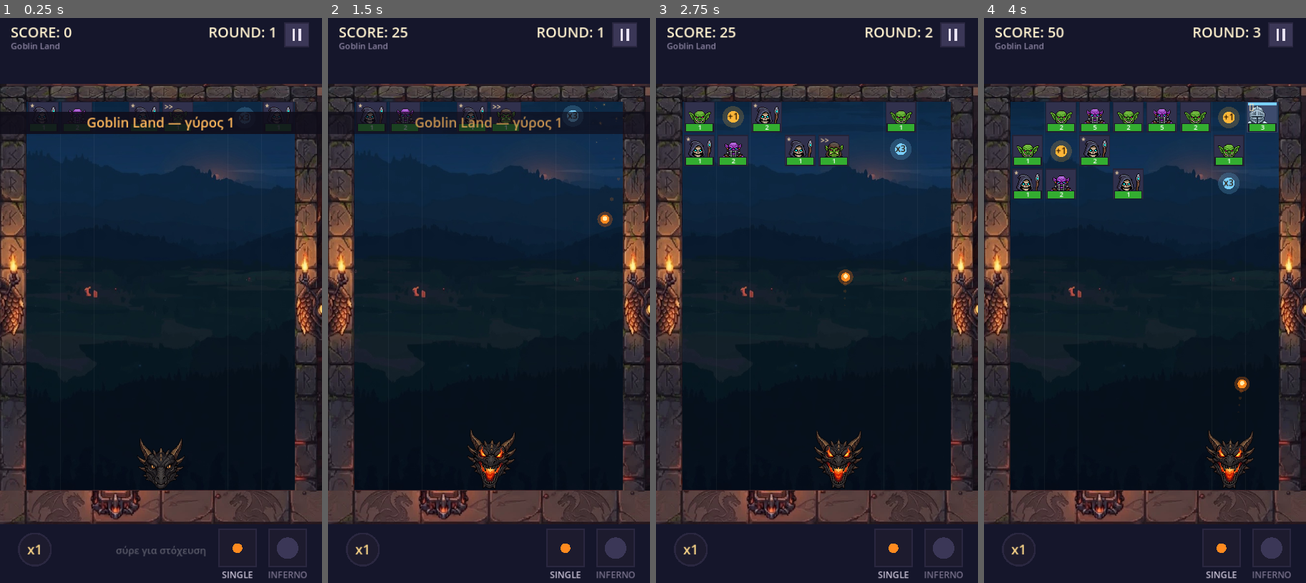
Above: before the commit, frames 1-4 (left to right).
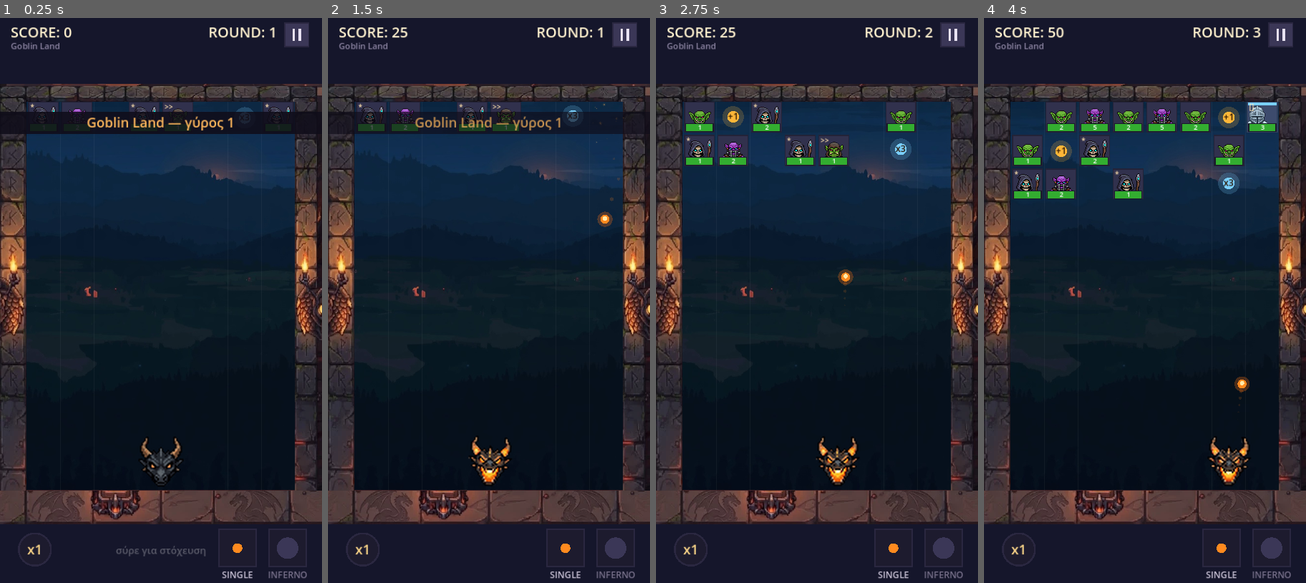
Above: after the commit, the same moments.

Repository: 40panos/-dragon
Game: Godot game, scene res://scenes/main.tscn
The game is run twice, just before and just after one commit, with the same random seed, the same clock (stepped at 60 frames per second) and the same inputs.
Inputs (mouse positions are in pixels of both pictures, inside the frame that each line leads up to):
- Up to frame 1 (0.25 s): no input
- Up to frame 2 (1.5 s): tap Enter at 0.5 s; move the mouse to (559, 272) at 0.52 s; click (559, 272) at 0.67 s; drag from (424, 328) to (572, 119) at 1.27 s
- Up to frame 3 (2.75 s): move the mouse to (849, 176) at 2.02 s; click (849, 176) at 2.17 s
- Up to frame 4 (4 s): drag from (1128, 413) to (1061, 119) at 2.77 s; move the mouse to (1241, 385) at 3.52 s; click (1241, 385) at 3.67 s

The runs differ from the first frame. In frame 1, 0.4% of the frame differs, in the area x 42-58%, y 74-84%; in frame 2, 0.7%, in the area x 43-59%, y 72-84%; in frame 3, 0.7%; in frame 4, 0.7%.

Commit message:
Pick dragon frames that animate a feature, not a shape
The new sheet mixes front and profile heads, so the profiles are excluded by
measuring silhouette symmetry against a mirrored mask: front heads score
0.95-1.00, profiles 0.58-0.70, with nothing in between.

Choosing frames by eye risks a set whose horns differ, which reads as the head
morphing rather than moving. Instead the 26 front heads were clustered by
silhouette overlap and scored for glow in the eye and mouth zones, then each
state took three frames from a single cluster that differ only in glow:

  idle   eyes 4/4/0   - a blink
  ready  eyes 2/25/2  - a pulse while aiming
  fire   mouth 57/69/80 - the flame building

Playback rates differ per state so the blink stays slow while the flame
flickers. Frost keeps the previous sheet, so the two dragons now read as
different characters.

Verified: import, 38 tests, and a 240-frame render.

Co-Authored-By: Claude Opus 5 <noreply@anthropic.com>

Diff:
--- a/data/dragons/01_ember.tres
+++ b/data/dragons/01_ember.tres
@@ -1,30 +1,30 @@
 [gd_resource type="Resource" script_class="DragonType" load_steps=11 format=3]
 
-[ext_resource type="Texture2D" path="res://art/drake_fire_1.png" id="1_8g8qa"]
-[ext_resource type="Texture2D" path="res://art/drake_fire_2.png" id="2_vd5lm"]
-[ext_resource type="Texture2D" path="res://art/drake_fire_3.png" id="3_pvqjl"]
-[ext_resource type="Texture2D" path="res://art/drake_idle_1.png" id="4_ptsts"]
-[ext_resource type="Texture2D" path="res://art/drake_idle_2.png" id="5_iu6ai"]
-[ext_resource type="Texture2D" path="res://art/drake_idle_3.png" id="6_sxm4u"]
-[ext_resource type="Texture2D" path="res://art/drake_ready_1.png" id="7_w58b1"]
-[ext_resource type="Texture2D" path="res://art/drake_ready_2.png" id="8_dffsg"]
-[ext_resource type="Texture2D" path="res://art/drake_ready_3.png" id="9_wgqwv"]
-[ext_resource type="Script" path="res://scripts/data/dragon_type.gd" id="10_jxcfs"]
+[ext_resource type="Texture2D" path="res://art/ember_fire_1.png" id="1_byud8"]
+[ext_resource type="Texture2D" path="res://art/ember_fire_2.png" id="2_82wri"]
+[ext_resource type="Texture2D" path="res://art/ember_fire_3.png" id="3_tscn8"]
+[ext_resource type="Texture2D" path="res://art/ember_idle_1.png" id="4_rv07q"]
+[ext_resource type="Texture2D" path="res://art/ember_idle_2.png" id="5_t6o4u"]
+[ext_resource type="Texture2D" path="res://art/ember_idle_3.png" id="6_c14lj"]
+[ext_resource type="Texture2D" path="res://art/ember_ready_1.png" id="7_8axee"]
+[ext_resource type="Texture2D" path="res://art/ember_ready_2.png" id="8_noxot"]
+[ext_resource type="Texture2D" path="res://art/ember_ready_3.png" id="9_mq74f"]
+[ext_resource type="Script" path="res://scripts/data/dragon_type.gd" id="10_6bi1d"]
 
 [resource]
-script = ExtResource("10_jxcfs")
+script = ExtResource("10_6bi1d")
 id = "ember"
 display_name = "Ember"
-sprite = ExtResource("4_ptsts")
-sprite_idle = ExtResource("4_ptsts")
-sprite_ready = ExtResource("7_w58b1")
-sprite_fire = ExtResource("1_8g8qa")
-frames_idle = Array[Texture2D]([ExtResource("4_ptsts"), ExtResource("5_iu6ai"), ExtResource("6_sxm4u")])
-frames_ready = Array[Texture2D]([ExtResource("7_w58b1"), ExtResource("8_dffsg"), ExtResource("9_wgqwv")])
-frames_fire = Array[Texture2D]([ExtResource("1_8g8qa"), ExtResource("2_vd5lm"), ExtResource("3_pvqjl")])
-fps_idle = 3.0
-fps_ready = 7.0
-fps_fire = 11.0
+sprite = ExtResource("4_rv07q")
+sprite_idle = ExtResource("4_rv07q")
+sprite_ready = ExtResource("7_8axee")
+sprite_fire = ExtResource("1_byud8")
+frames_idle = Array[Texture2D]([ExtResource("4_rv07q"), ExtResource("5_t6o4u"), ExtResource("6_c14lj")])
+frames_ready = Array[Texture2D]([ExtResource("7_8axee"), ExtResource("8_noxot"), ExtResource("9_mq74f")])
+frames_fire = Array[Texture2D]([ExtResource("1_byud8"), ExtResource("2_82wri"), ExtResource("3_tscn8")])
+fps_idle = 2.0
+fps_ready = 6.0
+fps_fire = 12.0
 draw_width = 120.0
 tint = Color(1, 1, 1, 1)
 special = "inferno"
Binary file added: art/ember_fire_1.png
Not shown, added: art/ember_fire_1.png.import
Binary file added: art/ember_fire_2.png
Not shown, added: art/ember_fire_2.png.import
Binary file added: art/ember_fire_3.png
Not shown, added: art/ember_fire_3.png.import
Binary file added: art/ember_idle_1.png
Not shown, added: art/ember_idle_1.png.import
Binary file added: art/ember_idle_2.png
Not shown, added: art/ember_idle_2.png.import
Binary file added: art/ember_idle_3.png
Not shown, added: art/ember_idle_3.png.import
(and 7 more such lines)
